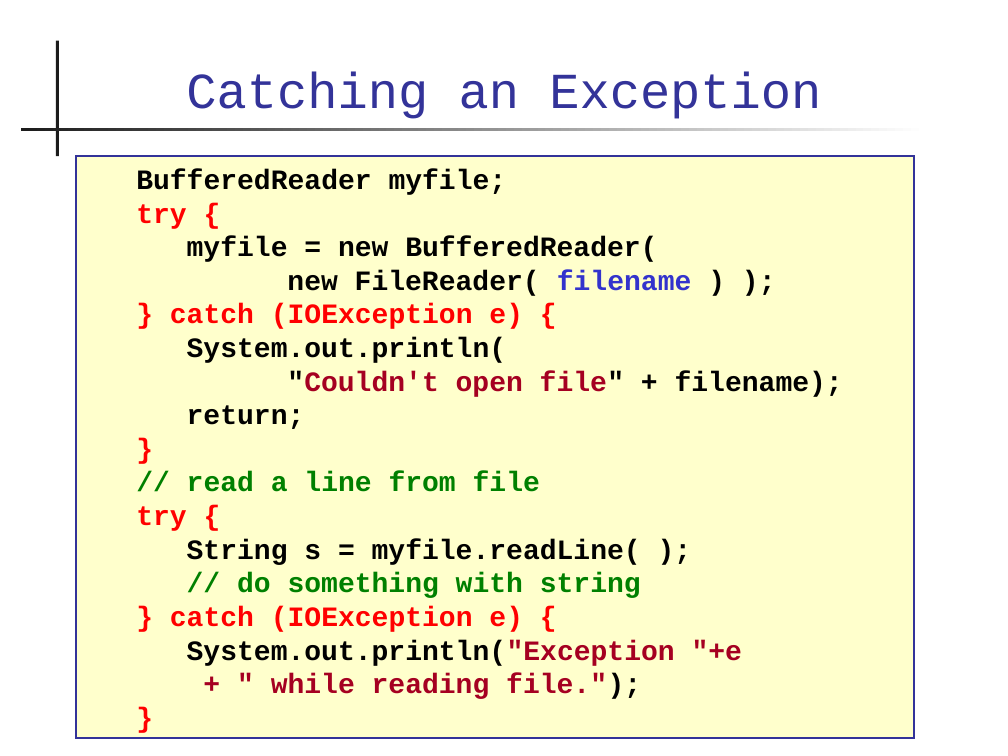
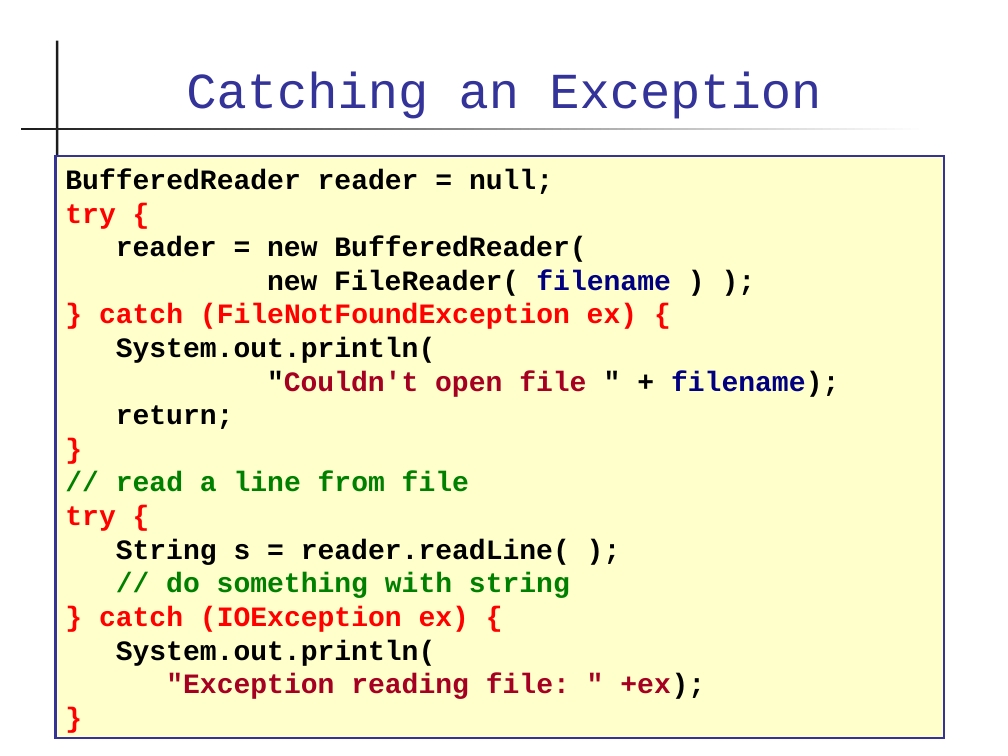
Before and after one commit to skeoop/skeoop.github.io, a slide deck: slide 41 of io/Input-Output.ppt (slide 35 before the commit). Drawn at 1008x756 pixels with LibreOffice and Linux fonts; fonts in the diff are those of the drawing. Boxes give left, top, right and bottom in pixels: in the first picture for what was removed or moved away, otherwise in the second. Text is boxed around its words. In the diff, an @@ line names an element or a change of style, - is before the commit and + after.

```diff
--- a/io/Input-Output.ppt
+++ b/io/Input-Output.ppt
@@ rectangle "BufferedReader reader = null;": place and size @@
-rectangle "BufferedReader reader = null;" at (76, 156, 913, 738)
+rectangle "BufferedReader reader = null;" at (55, 156, 944, 738)
@@ text in rectangle at (65, 169, 553, 194): text changed @@
-BufferedReader myfile;
+BufferedReader reader = null;
@@ text in rectangle at (116, 236, 586, 262): text changed @@
-myfile = new BufferedReader(
+reader = new BufferedReader(
@@ text in rectangle at (267, 270, 671, 296): text colour #3333CC to #000080 in "filename" @@
@@ text in rectangle at (99, 304, 637, 329): text changed @@
-} catch (IOException e) {
+} catch (FileNotFoundException ex) {
@@ text in rectangle at (267, 371, 839, 397): spaces changed @@
-"Couldn't open file" + filename);
+"Couldn't open file " + filename);
@@ text in rectangle at (116, 539, 570, 565): text changed @@
-String s = myfile.readLine( );
+String s = reader.readLine( );
@@ text in rectangle at (99, 606, 705, 699): text changed @@
-} catch (IOException e) {
-System.out.println("Exception "+e
-+ " while reading file.");
+} catch (IOException ex) {
+System.out.println(
+"Exception reading file: " +ex);
```
Also in this commit, not shown: 32 other slides changed, 21 slides added, 6 slides removed, 3 other files.
